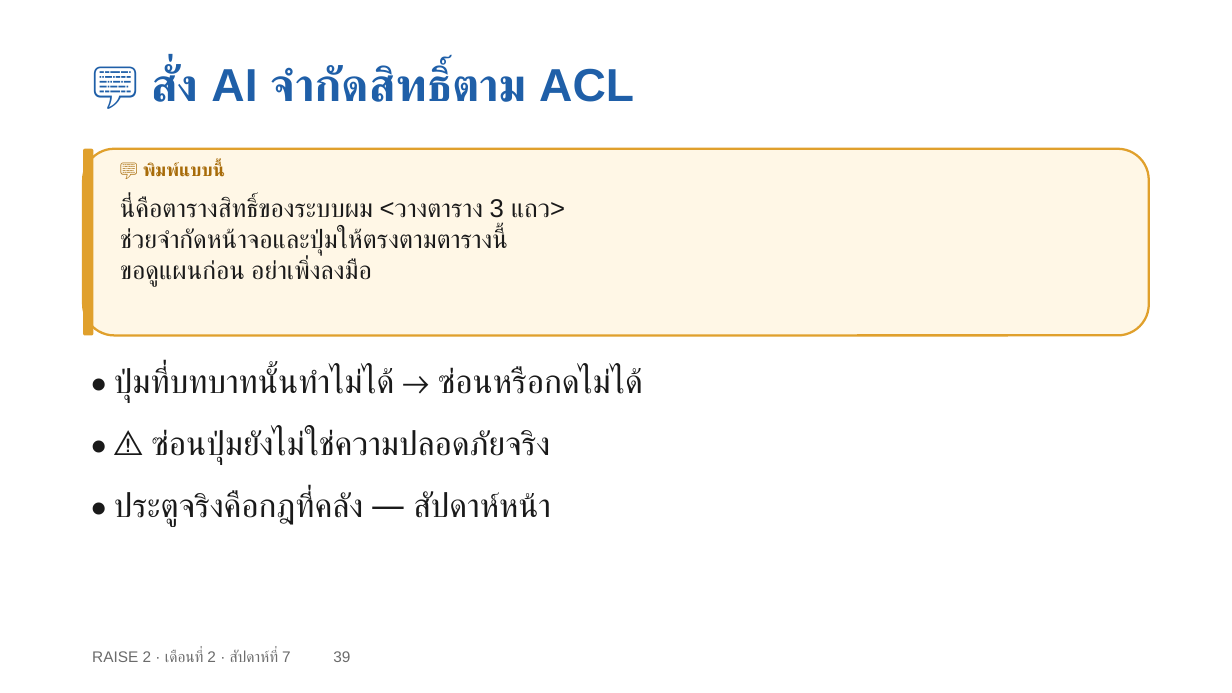
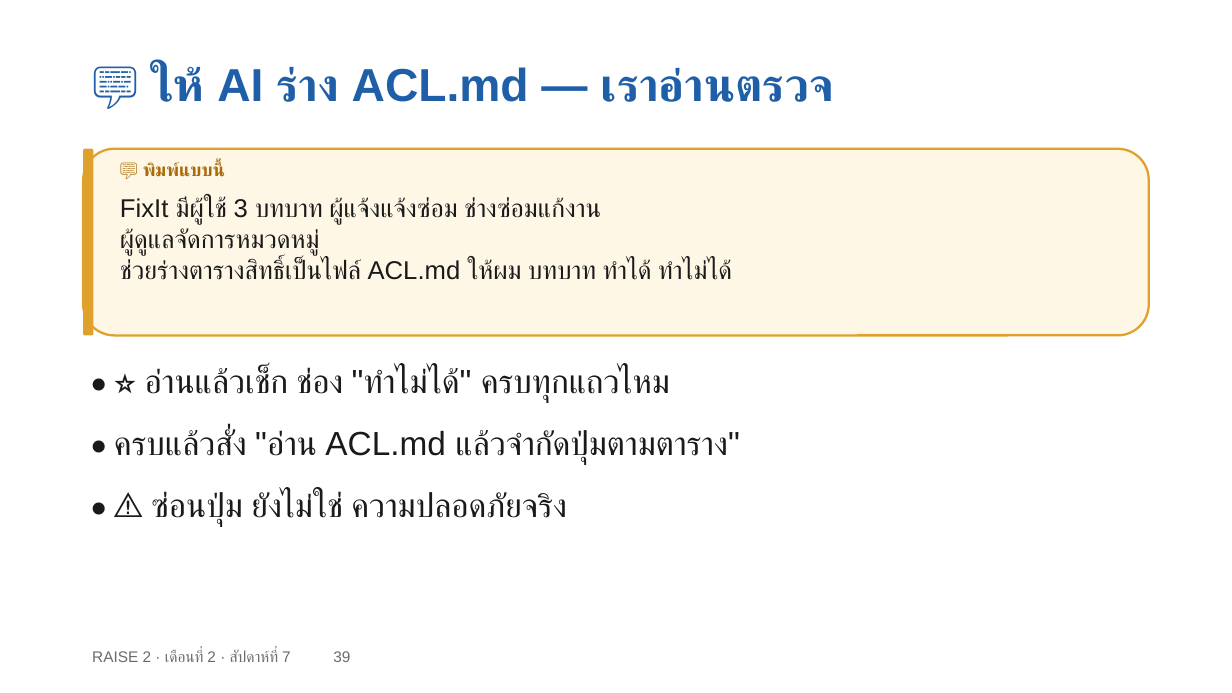
Before and after one commit to cnacha-mfu/raise2-module2, a slide deck: slide 39 of materials/week7/w7-slides.pptx. Drawn at 1232x693 pixels with LibreOffice and Linux fonts; fonts in the diff are those of the drawing. Boxes give left, top, right and bottom in pixels: in the first picture for what was removed or moved away, otherwise in the second. Text is boxed around its words. In the diff, an @@ line names an element or a change of style, - is before the commit and + after.

```diff
--- a/materials/week7/w7-slides.pptx
+++ b/materials/week7/w7-slides.pptx
@@ text at [151, 65, 834, 102]: text changed @@
-💬 สั่ง AI จำกัดสิทธิ์ตาม ACL
+💬 ให้ AI ร่าง ACL.md — เราอ่านตรวจ
@@ text at [120, 198, 732, 280]: text changed @@
-นี่คือตารางสิทธิ์ของระบบผม <วางตาราง 3 แถว>
-ช่วยจำกัดหน้าจอและปุ่มให้ตรงตามตารางนี้
-ขอดูแผนก่อน อย่าเพิ่งลงมือ
+FixIt มีผู้ใช้ 3 บทบาท ผู้แจ้งแจ้งซ่อม ช่างซ่อมแก้งาน
+ผู้ดูแลจัดการหมวดหมู่
+ช่วยร่างตารางสิทธิ์เป็นไฟล์ ACL.md ให้ผม บทบาท ทำได้ ทำไม่ได้
@@ text at [145, 366, 670, 403]: text changed @@
-• ปุ่มที่บทบาทนั้นทำไม่ได้ → ซ่อนหรือกดไม่ได้
+• ⭐ อ่านแล้วเช็ก ช่อง "ทำไม่ได้" ครบทุกแถวไหม
@@ text at [114, 430, 740, 462]: text changed @@
-• ⚠️ ซ่อนปุ่มยังไม่ใช่ความปลอดภัยจริง
+• ครบแล้วสั่ง "อ่าน ACL.md แล้วจำกัดปุ่มตามตาราง"
@@ text at [151, 492, 567, 524]: text changed @@
-• ประตูจริงคือกฎที่คลัง — สัปดาห์หน้า
+• ⚠️ ซ่อนปุ่ม ยังไม่ใช่ ความปลอดภัยจริง
```
Also in this commit, not shown: 16 other slides changed, 1 slide removed, 3 other files.
